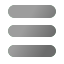
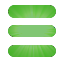
Two versions of the same layered image (64x64). Layer-by-layer changes:
added layer "Layer #2" (43%) above "Layer #1" over [8,5,56,57]
added layer "Layer #1" above "Layer copy" over [8,5,56,57]
hid "Layer copy" over [8,5,56,57]
showed "Layer" over [8,5,56,57]
